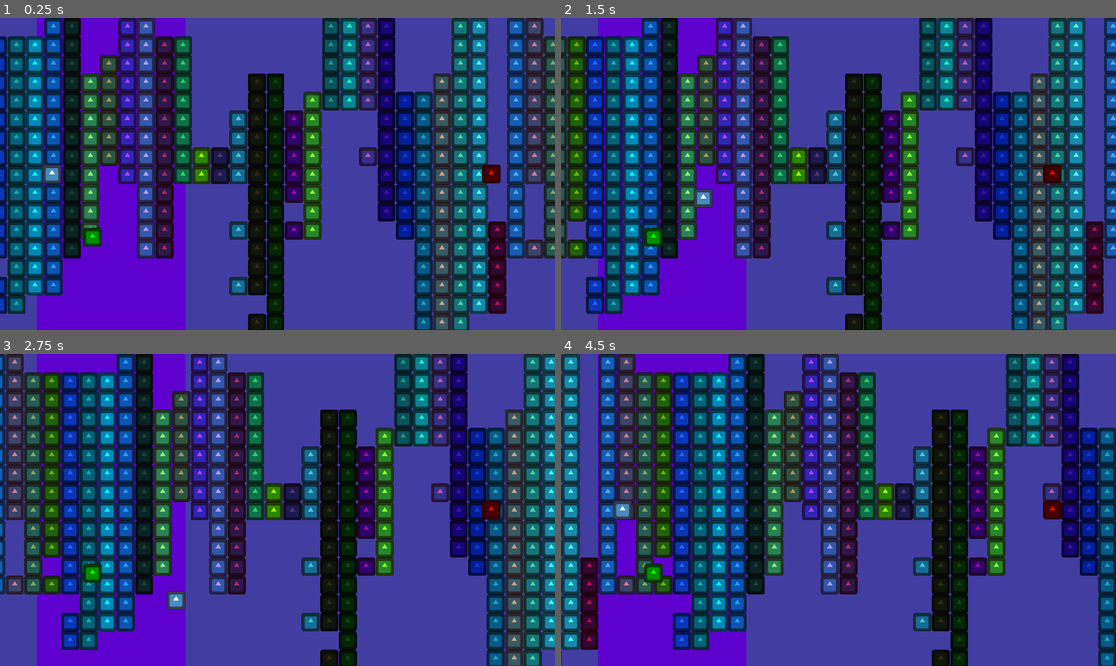
Above: before the commit, frames 1-4 (two rows, left to right).
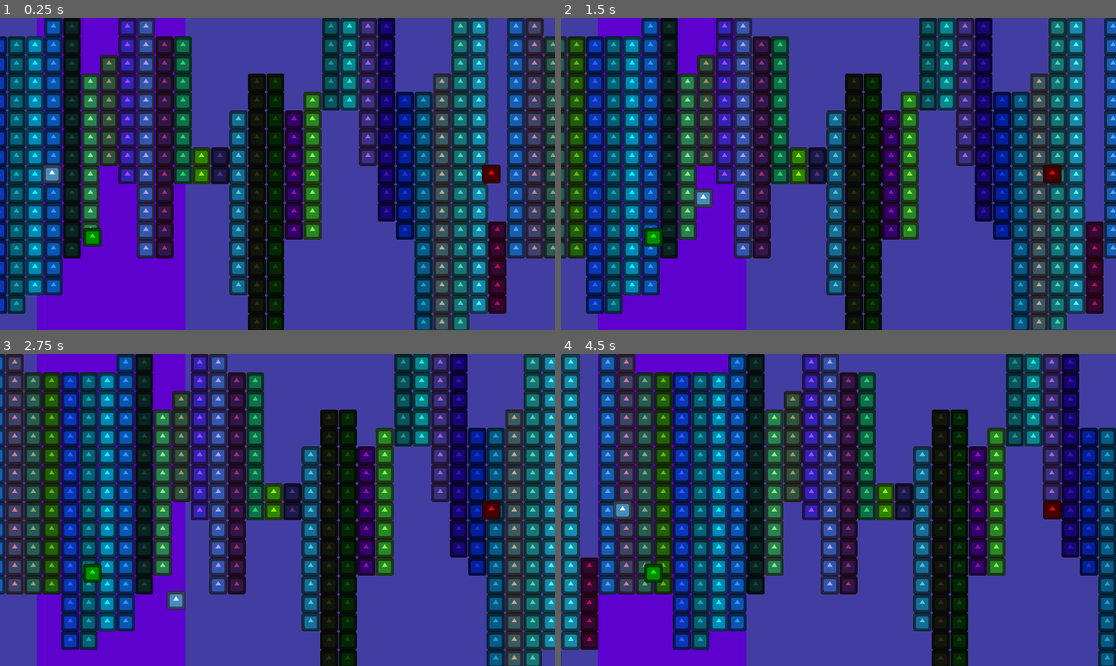
Above: after the commit, the same moments.

Repository: kyleking333/TreadmillDefense
Game: Godot game, scene res://level_1.tscn
The game is run twice, just before and just after one commit, with the same random seed, the same clock (stepped at 60 frames per second) and the same inputs. The engine's default icon, where the game draws it, is replaced by a stand-in: a white triangle on a blue panel in a dark square.
Inputs:
- Up to frame 1 (0.25 s): no input
- Up to frame 2 (1.5 s): hold Right (move_right) 0.53-1.28 s; hold Down (move_down) from 1.28 s (still down)
- Up to frame 3 (2.75 s): release Down (move_down) at 2.03 s; hold Right (move_right) from 2.03 s (still down)
- Up to frame 4 (4.5 s): release Right (move_right) at 2.78 s; hold Up (move_up) 2.78-3.53 s; hold Left (move_left) from 3.53 s (still down)

The runs differ from the first frame. In frame 1, 2.2% of the frame differs, in the area x 0-98%, y 29-95%; in frame 2, 1.9%; in frame 3, 2.5%, in the area x 1-81%, y 29-95%; in frame 4, 2.5%.

Commit message:
Fixed bug just introduced

Diff:
--- a/path_link.gd
+++ b/path_link.gd
@@ -55,8 +55,8 @@
 
 	# next, have any neglected outputs choose an input to path to
 	for output_port in outputs:
-		has_path[output_port.y/64] = true
 		if not has_path[output_port.y/64]:
+			has_path[output_port.y/64] = true
 			var target_y = get_closest(output_port, inputs).y
 			if output_port.y < target_y:
 				for i in range(output_port.y, target_y, 64):
--- a/path_link_mgr.gd
+++ b/path_link_mgr.gd
@@ -42,9 +42,9 @@
 		_insert(len(_links)-1, _min_links_to_insert, true)  # more links, don't need to wrap
 	_insert(len(_links))  # last links, need to wrap to connect with first link
 
-	#var to_idx = func to_idx(v: Vector2): return int(v.y / 64)
-	#for link in _links:
-		#print(", ".join(link.inputs.map(to_idx)) + " -> " + ", ".join(link.outputs.map(to_idx)))
+	var to_idx = func to_idx(v: Vector2): return int(v.y / 64)
+	for link in _links:
+		print(", ".join(link.inputs.map(to_idx)) + " -> " + ", ".join(link.outputs.map(to_idx)))
 
 func insert():
 	_insert(len(_links))  #TODO: not constant value, random index into hidden links
